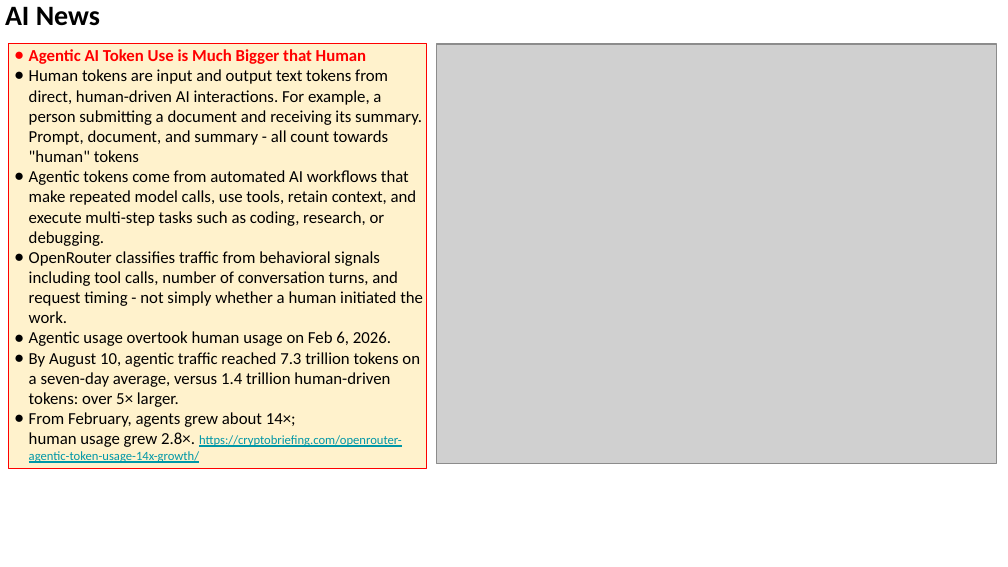
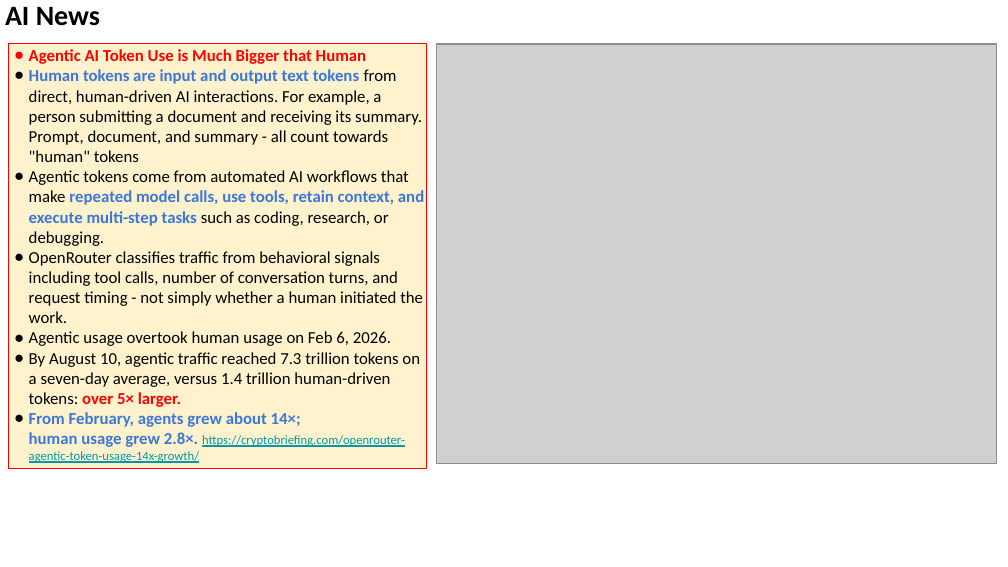
Before and after one commit to lselector/seminar, a slide deck: slide 21 of 2026/2026-10-09-AI-News.pptx (slide 19 before the commit). Drawn at 1008x567 pixels with LibreOffice and Linux fonts; fonts in the diff are those of the drawing; grey boxes stand for pictures. Boxes give left, top, right and bottom in pixels: in the first picture for what was removed or moved away, otherwise in the second. Text is boxed around its words. In the diff, an @@ line names an element or a change of style, - is before the commit and + after.

```diff
--- a/2026/2026-10-09-AI-News.pptx
+++ b/2026/2026-10-09-AI-News.pptx
@@ text in rectangle at [29, 69, 424, 463]: text colour #000000 to #3C78D8 in "Human tokens are input and output text ...", "repeated model calls, use tools, retain context, ...", "From February, agents grew about 14×; human ..."; bold on in "Human tokens are input and output text ...", "repeated model calls, use tools, retain context, ...", "over 5× larger.", "From February, agents grew about 14×; human ..."; text colour #000000 to #FF0000 in "over 5× larger." @@
```
Also in this commit, not shown: 18 other slides changed, 3 slides added, 5 slides removed.
